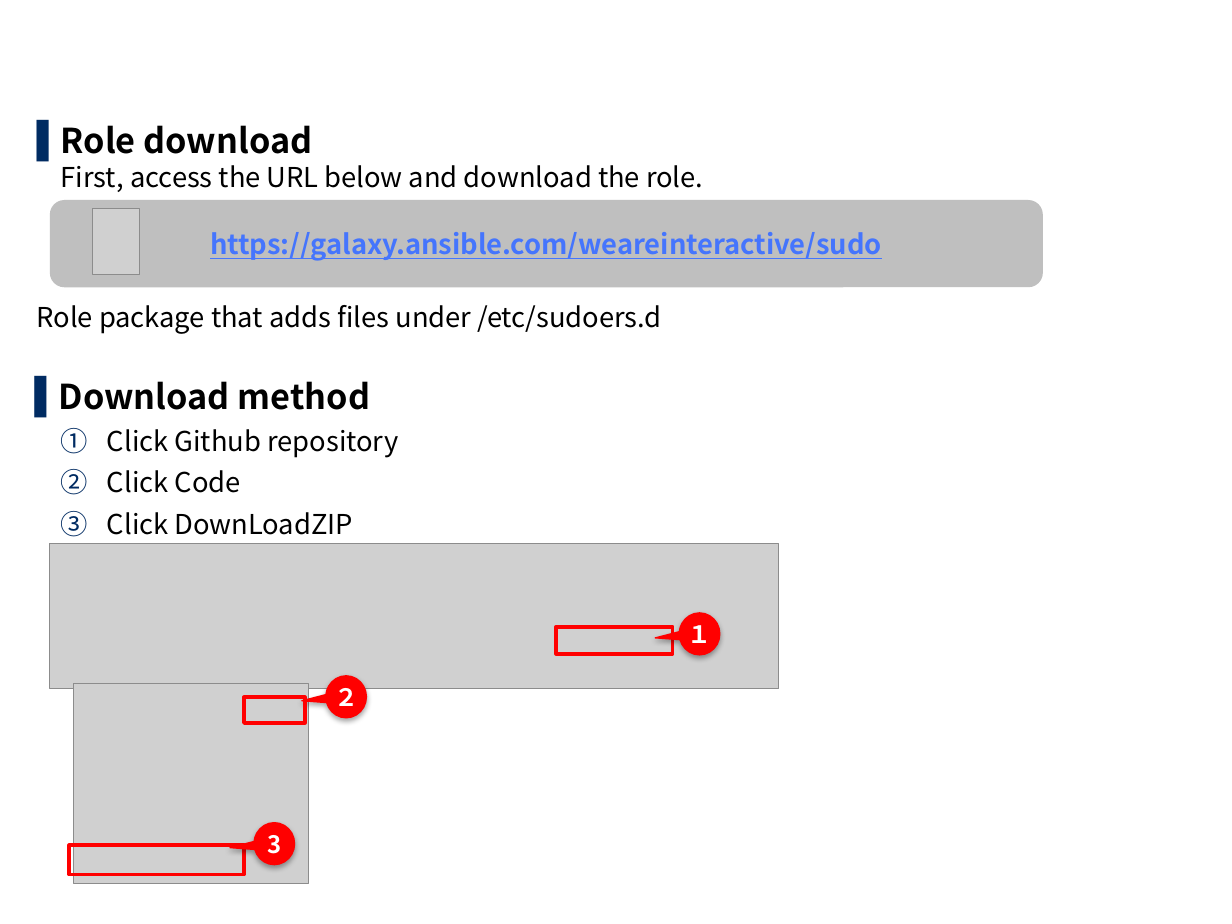
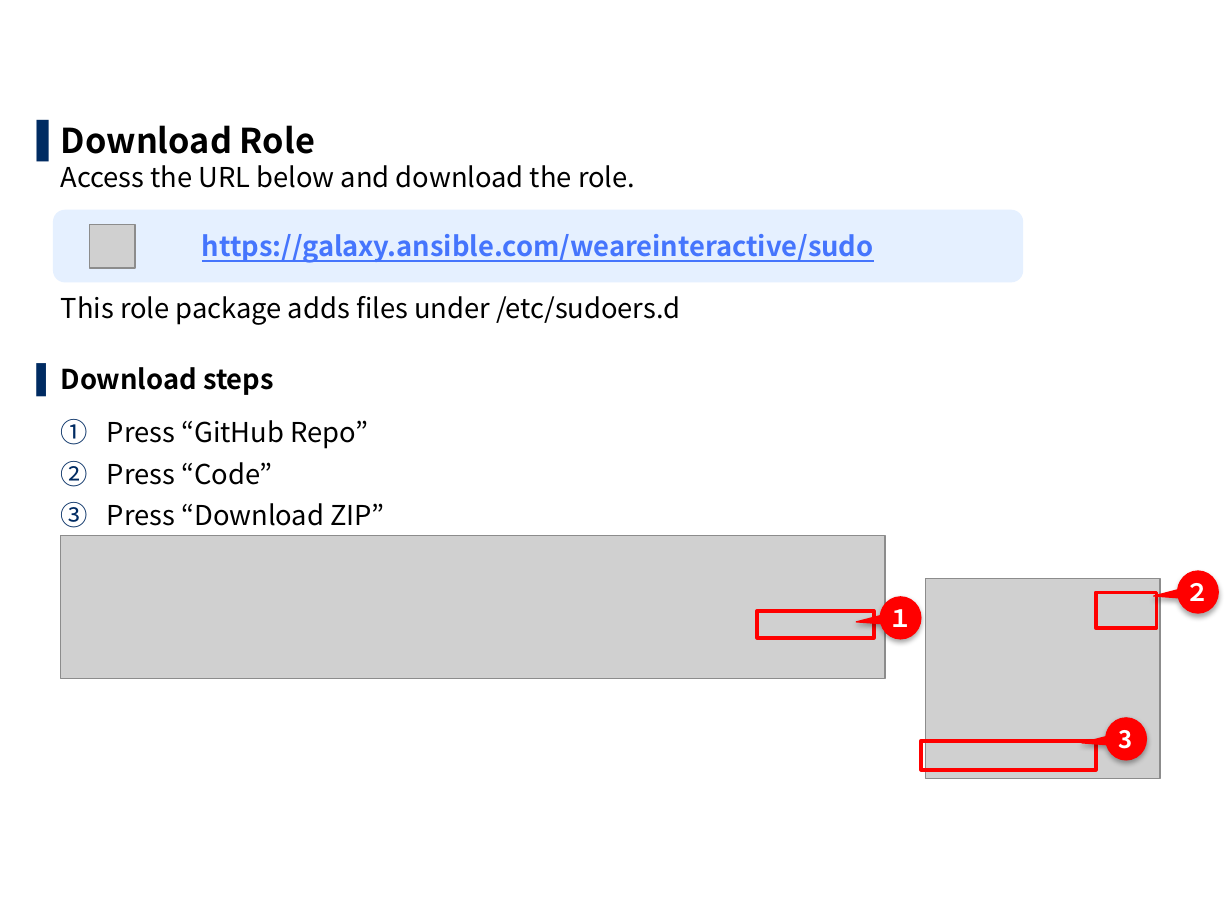
Before and after one commit to exastro-suite/it-automation-docs, a slide deck: slide 29 of asset/Learn/ITA-Ansible-Driver_en_practice.pptx (slide 28 before the commit). Drawn at 1232x924 pixels with LibreOffice and Linux fonts; fonts in the diff are those of the drawing; grey boxes stand for pictures; background and template pictures are left out. Boxes give left, top, right and bottom in pixels: in the first picture for what was removed or moved away, otherwise in the second. Text is boxed around its words. In the diff, an @@ line names an element or a change of style, - is before the commit and + after.

```diff
--- a/asset/Learn/ITA-Ansible-Driver_en_practice.pptx
+++ b/asset/Learn/ITA-Ansible-Driver_en_practice.pptx
@@ text at (61,125,680,526): text changed @@
-▌ Role download
-  First, access the URL below and download the role.
-Role package that adds files under /etc/sudoers.d
-1. Click Github repository
-2. Click Code
-3. Click DownLoadZIP
+▌ Download Role
+  Access the URL below and download the role.
+  This role package adds files under /etc/sudoers.d
+1. Press “GitHub Repo”
+2. Press “Code”
+3. Press “Download ZIP”
@@ rounded rectangle "https://galaxy.ansible.com/weareinteractive/sudo": place and size @@
-rounded rectangle "https://galaxy.ansible.com/weareinteractive/sudo" at (49,200,1042,287)
+rounded rectangle "https://galaxy.ansible.com/weareinteractive/sudo" at (53,209,1024,282)
@@ rounded rectangle "https://galaxy.ansible.com/weareinteractive/sudo" at (53,209,1024,282): fill #BFBFBF to #E5F0FF @@
@@ picture: place and size @@
-picture at (92,208,139,275)
+picture at (90,224,136,269)
@@ text at (61,367,274,395): text changed; size 20 to 16 pt @@
-▌ Download method
+▌ Download steps
@@ title at (61,461,88,528): text changed @@
-2.1 Work environment and Scenario (3/3)
+2.1 Environment and Scenario(3/3)
@@ picture: place and size @@
-picture at (49,543,779,689)
+picture at (60,536,885,679)
@@ speech bubble "１": place and size @@
-speech bubble "１" at (679,612,719,654)
+speech bubble "１" at (881,596,922,638)
@@ picture: place and size @@
-picture at (74,684,309,883)
+picture at (925,579,1161,779)
@@ rounded rectangle: place and size @@
-rounded rectangle at (244,697,304,723)
+rounded rectangle at (1095,593,1156,628)
@@ speech bubble "２": place and size @@
-speech bubble "２" at (325,676,366,718)
+speech bubble "２" at (1178,572,1218,614)
@@ rounded rectangle: place and size @@
-rounded rectangle at (556,627,673,654)
+rounded rectangle at (758,611,875,638)
@@ speech bubble "3": place and size @@
-speech bubble "3" at (254,823,294,865)
+speech bubble "3" at (1106,718,1147,760)
@@ rounded rectangle: place and size @@
-rounded rectangle at (69,845,244,875)
+rounded rectangle at (922,740,1096,770)
```
Also in this commit, not shown: 61 other slides changed, 3 slides added, 7 other files.
